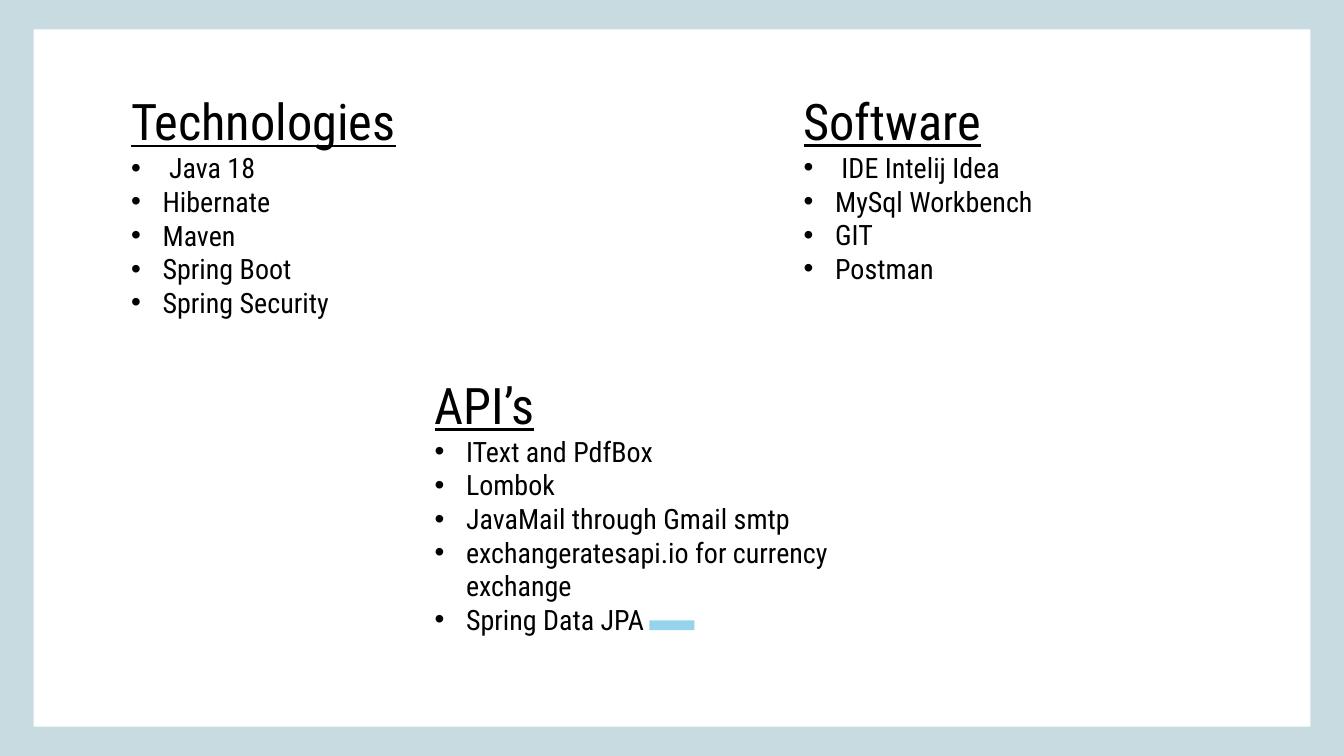
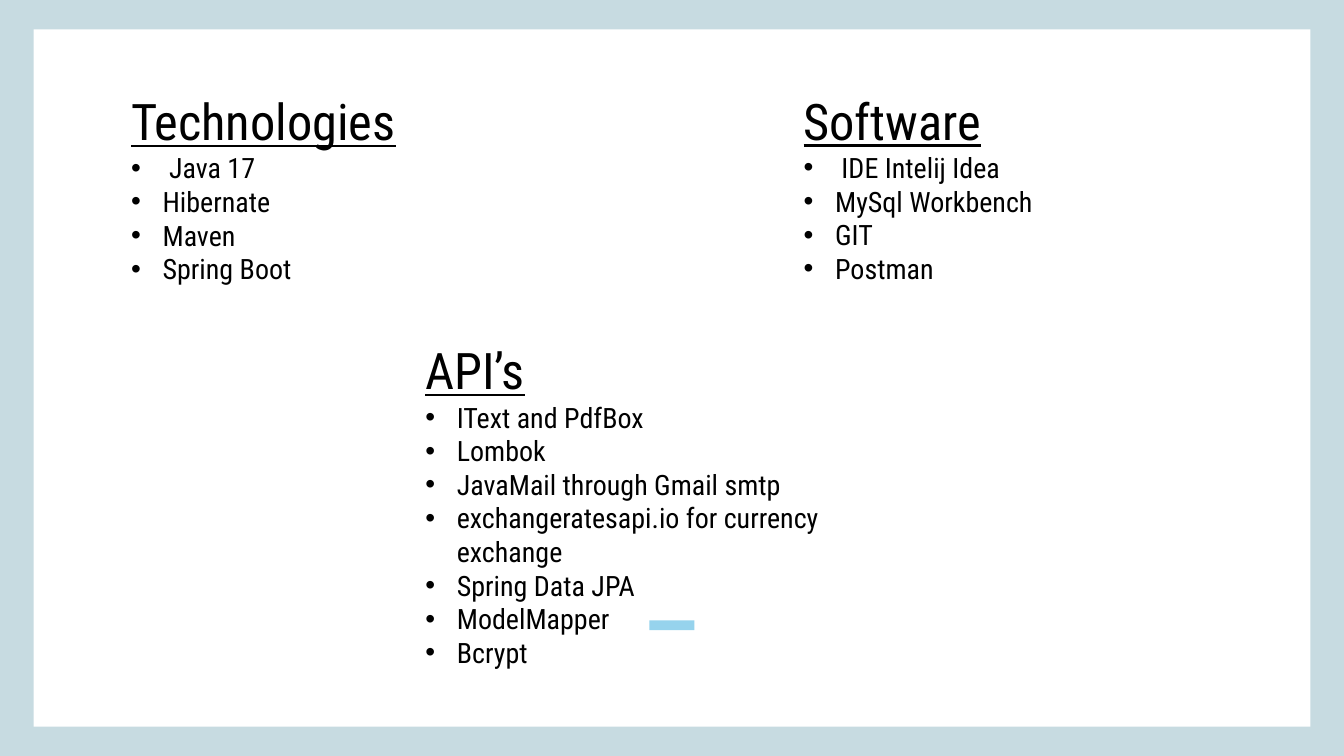
Before and after one commit to vasil211/finance_tracker, a slide deck: slide 3 of Design/presentation.pptx. Drawn at 1344x756 pixels with LibreOffice and Linux fonts; fonts in the diff are those of the drawing. Boxes give left, top, right and bottom in pixels: in the first picture for what was removed or moved away, otherwise in the second. Text is boxed around its words. In the diff, an @@ line names an element or a change of style, - is before the commit and + after.

Commit message:
Fixed bug in Update budget and account for currency change

```diff
--- a/Design/presentation.pptx
+++ b/Design/presentation.pptx
@@ text at box(169, 158, 255, 179): text changed @@
-• Java 18
+• Java 17
@@ text at box(163, 292, 329, 319): paragraph removed @@
-• Spring Security
@@ text "API’s": place and size @@
-text "API’s" at box(435, 386, 828, 636)
+text "API’s" at box(425, 351, 819, 669)
@@ text at box(457, 608, 610, 669): paragraphs added @@
+• ModelMapper
+• Bcrypt
```
Also in this commit, not shown: 2 other slides changed, 4 slides added, 2 slides removed, 11 other files.
